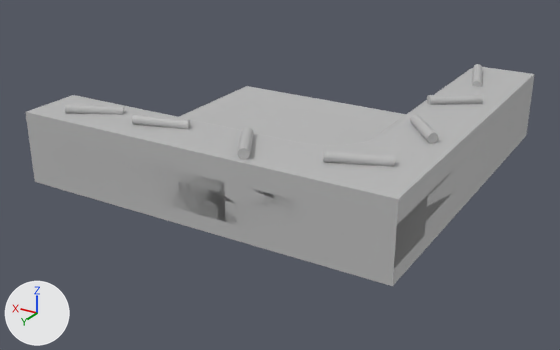
Before and after pictures for a commit that changed the FBX model Assets/3_Scena 3D/Meshes/Tiles/SM_Tile_L.fbx.
Before and after are seen from a 50 mm lens placed at (0.0255, 0.0142, 0.0439), pointed at (0.0708, -0.0613, 0.0062). Arrows for +X, +Y and +Z are at lower left; the lights stay in place. Where no turn or scale is listed for an object, it has been applied to the vertices.

In view in the first picture: 'SM_Tile_L1', 'SM_Tile_L2'.
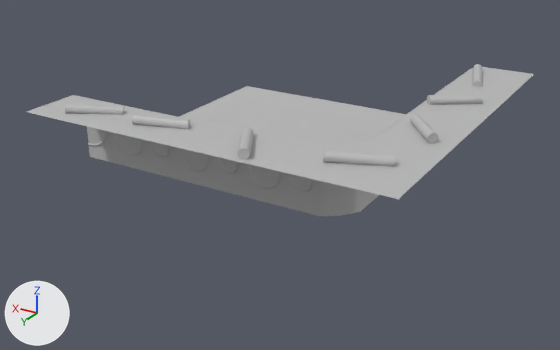
Where the newer file only moved an object's origin or applied its transform, the numbers keep the older frame.

The change, as a diff of the scene's bpy script:
```diff
--- a/Assets/3_Scena 3D/Meshes/Tiles/SM_Tile_L.fbx.py
+++ b/Assets/3_Scena 3D/Meshes/Tiles/SM_Tile_L.fbx.py
@@ me_mesh @@
 # used by ob_sm_tile_l1; location = (0.07023, -0.06477, 0.01264)
-me_mesh.from_pydata(...)  # 704 vertices, 727 faces; spans x -0.0225..0.0225, y -0.0225..0.0225, z -0.0034..0.0034
+me_mesh.from_pydata(...)  # 501 vertices, 516 faces; spans x -0.0225..0.0225, y -0.0225..0.0225, z -0.0034..0.0034
+# me_mesh part 2
+# 203 vertices are removed from x -0.0225..0.0225, y -0.0225..0.0225, z -0.0034..0.0018
+# 211 faces are deleted
 me_mesh.materials.append(mat_lambert8)
@@ me_mesh_001 @@
 me_mesh_001.from_pydata(...)  # 147 vertices, 184 faces; spans x -0.0225..0.0225, y -0.0225..0.0225, z -0.0011..0.0086
 # used by ob_sm_tile_l2; location = (0.07021, -0.06476, 0.0086)
 # verts and faces of me_mesh_001; kept vertices keep their numbers, new ones are numbered from 147
 # before: 1 (-0.0225, 0.0225, -0.0011) at pixel (392, 286), 2 (-0.0225, -0.0225, -0.0011) at pixel (526, 135), 3 (-0.0225, 0.0225, 0.005) at pixel (396, 225), 4 (-0.0225, -0.0225, 0.005) at pixel (532, 92), 5 (-0.0134, -0.0225, 0.005)
 # before: 6 (0.0225, 0.0225, -0.0011) at pixel (34, 181), 7 (0.0225, 0.0225, 0.005) at pixel (28, 132), 8 (0.0225, 0.0134, 0.005), 142 (-0.0134, -0.0225, -0.0011), 144 (0.0225, 0.0134, -0.0011)
+# me_mesh_001 part 1
+delete_vertices([*range(1, 5), 6, 7])  # with the faces that use them
 me_mesh_001.materials.append(mat_lambert1)
```

Location of each change, [x1, y1, x2, y2] in pixels of the pictures (560 x 350 px):
'SM_Tile_L1', reshaped (34% shorter): before [25, 67, 534, 269]; after [27, 67, 534, 199]
'SM_Tile_L2', reshaped (16% narrower, 31% shorter): before [28, 64, 528, 286]; after [65, 64, 483, 216]
part 1 of me_mesh_001, deleted: before [28, 102, 528, 286]
part 2 of me_mesh, deleted: before [25, 75, 534, 269]
